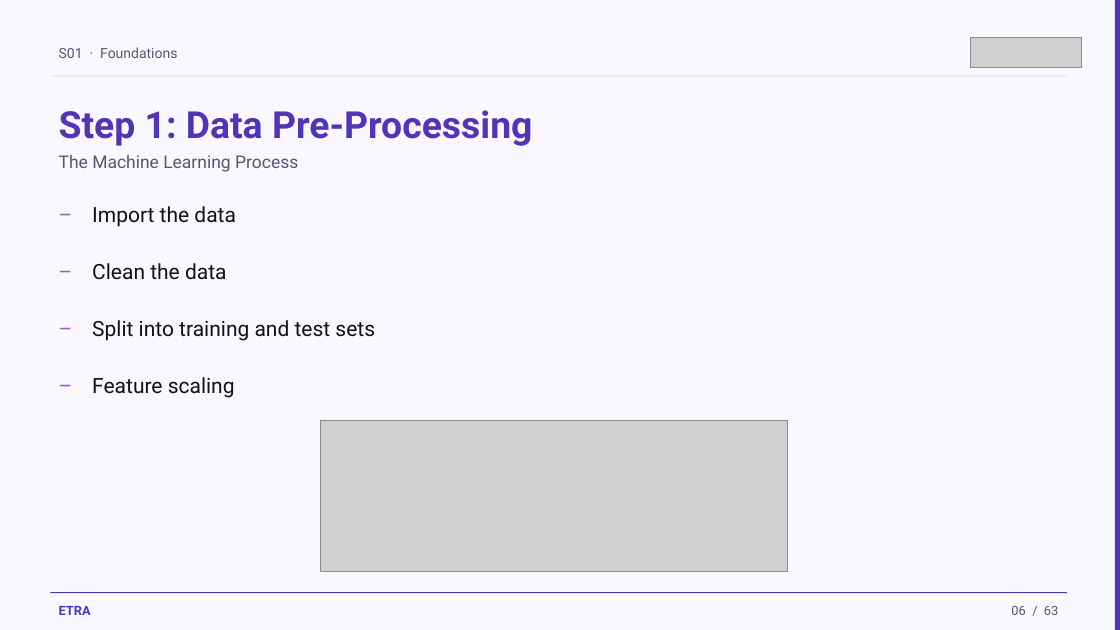
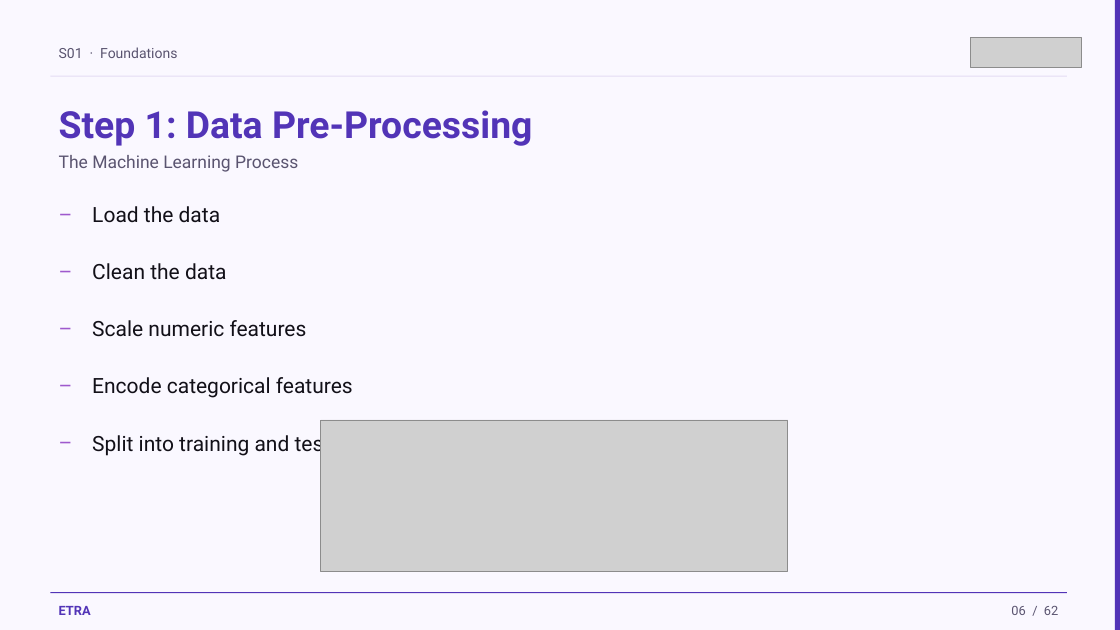
Before and after one commit to iksasa15/AI-ML, a slide deck: slide 6 of web-presentation/pdf-exports/Week1-Session1-Foundations.pptx. Drawn at 1120x630 pixels with LibreOffice and Linux fonts; fonts in the diff are those of the drawing; grey boxes stand for pictures. Boxes give left, top, right and bottom in pixels: in the first picture for what was removed or moved away, otherwise in the second. Text is boxed around its words. In the diff, an @@ line names an element or a change of style, - is before the commit and + after.

Commit message:
feat: update PowerPoint content with improved terminology and additional data preprocessing steps, enhancing educational clarity and resource completeness

```diff
--- a/web-presentation/pdf-exports/Week1-Session1-Foundations.pptx
+++ b/web-presentation/pdf-exports/Week1-Session1-Foundations.pptx
@@ text at <box>92,206,221,223</box>: text changed @@
-Import the data
+Load the data
@@ text at <box>92,320,307,337</box>: text changed @@
-Split into training and test sets
+Scale numeric features
@@ text at <box>92,377,353,398</box>: text changed @@
-Feature scaling
+Encode categorical features
@@ text added at <box>50,426,80,460</box>, 18 pt, text #9E59CD @@
+–
@@ text added at <box>92,431,331,457</box>, 18 pt, text #121018 @@
+Split into training and test sets
```
Also in this commit, not shown: 59 other slides changed, 1 slide added, 2 slides removed, 1 other file.
